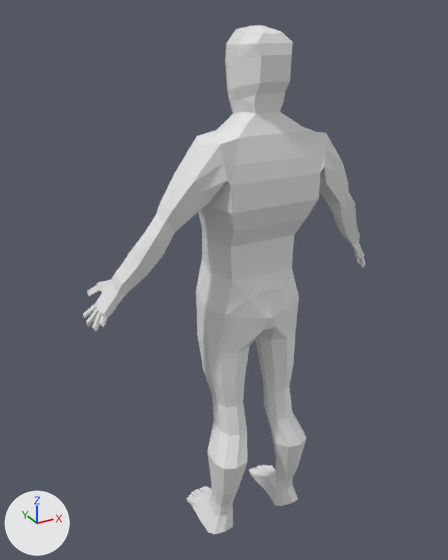
One commit to the Blender file Human.blend: the scene before it, then after it.
Rendered twice from a 50 mm lens placed at (-1.58, -2.55, 2.88), pointed at (-0.1, 0.14, 1.54). The lights are fixed; the arrows at lower left show +X, +Y and +Z.

In view in the first picture: 'Human'.
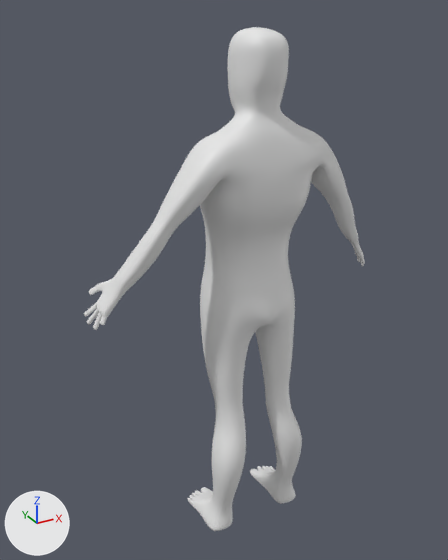
Commit message: feat: Changes

Location of each change, [x1, y1, x2, y2] in pixels of the pictures (448 x 560 px):
```json
{"object": "Human", "change": "modifiers changed", "before": [83, 25, 365, 534], "after": [84, 27, 365, 531]}
```

Scene script edits in JSON lines:
```json
{"block": "me_cube", "where": "me_cube.from_pydata(...)  # 508 vertices, 490 faces; spans x -2.09..0.0, y -0.51..0.66, z 0.05..6.79"}
{"block": "me_cube", "where": "# used by ob_human; location = (0.0, 0.0, 0.0); scale = (0.414, 0.414, 0.414)"}
{"block": "me_cube", "change": "me_cube part 1: all faces are now shaded smooth (490 of 490 changed)"}
{"op": "add", "block": "ob_human", "code": "_m = ob_human.modifiers.new('Subdivision', 'SUBSURF')"}
{"op": "add", "block": "ob_human", "code": "_m.levels = 2"}
```
